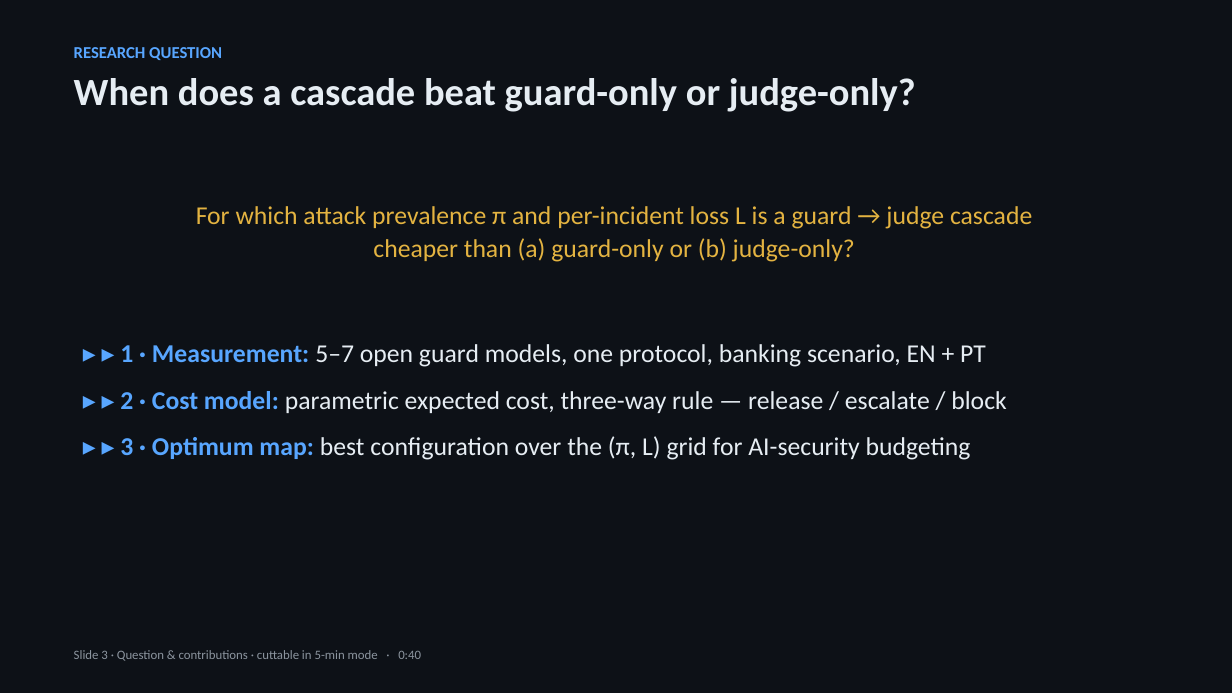
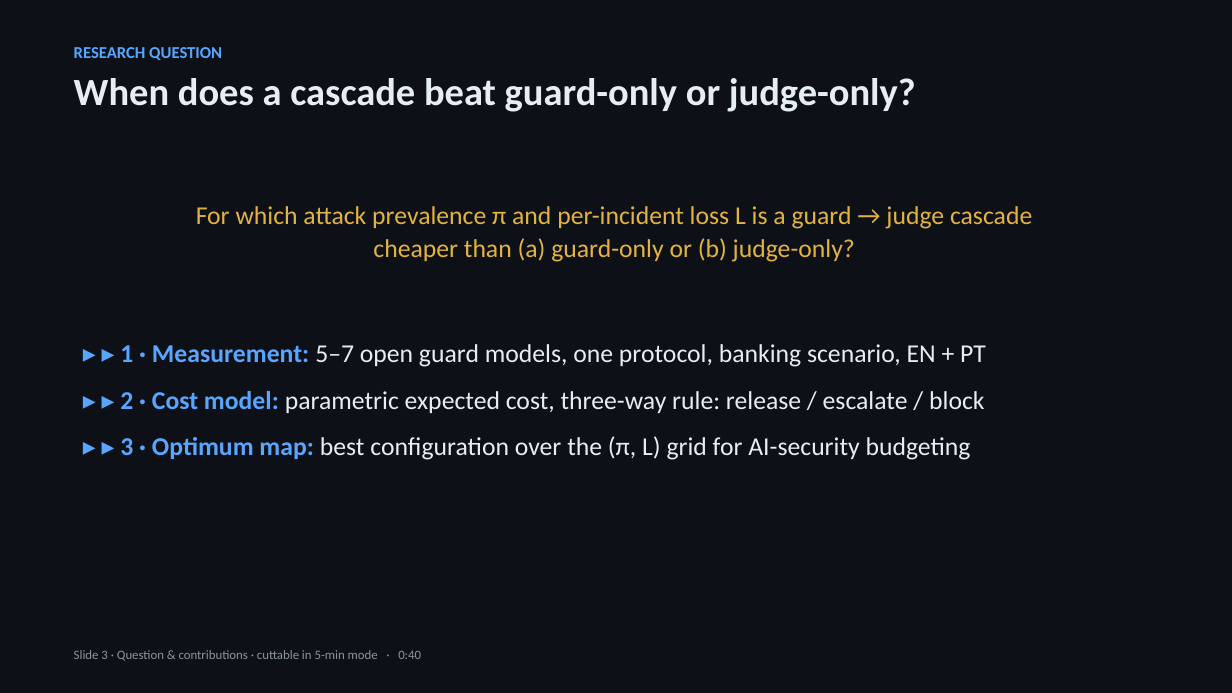
Before and after one commit to leokawakami/portfolio-pcs5917, a slide deck: slide 3 of 07-artigo/apresentacao-v1/slides.pptx. Drawn at 1232x693 pixels with LibreOffice and Linux fonts; fonts in the diff are those of the drawing. Boxes give left, top, right and bottom in pixels: in the first picture for what was removed or moved away, otherwise in the second. Text is boxed around its words. In the diff, an @@ line names an element or a change of style, - is before the commit and + after.

```diff
--- a/07-artigo/apresentacao-v1/slides.pptx
+++ b/07-artigo/apresentacao-v1/slides.pptx
@@ text at [120,391,984,413]: text changed @@
-▸ ▸ 2 · Cost model: parametric expected cost, three-way rule — release / escalate / block
+▸ ▸ 2 · Cost model: parametric expected cost, three-way rule: release / escalate / block
```
Also in this commit, not shown: 6 other slides changed, 4 other files.
